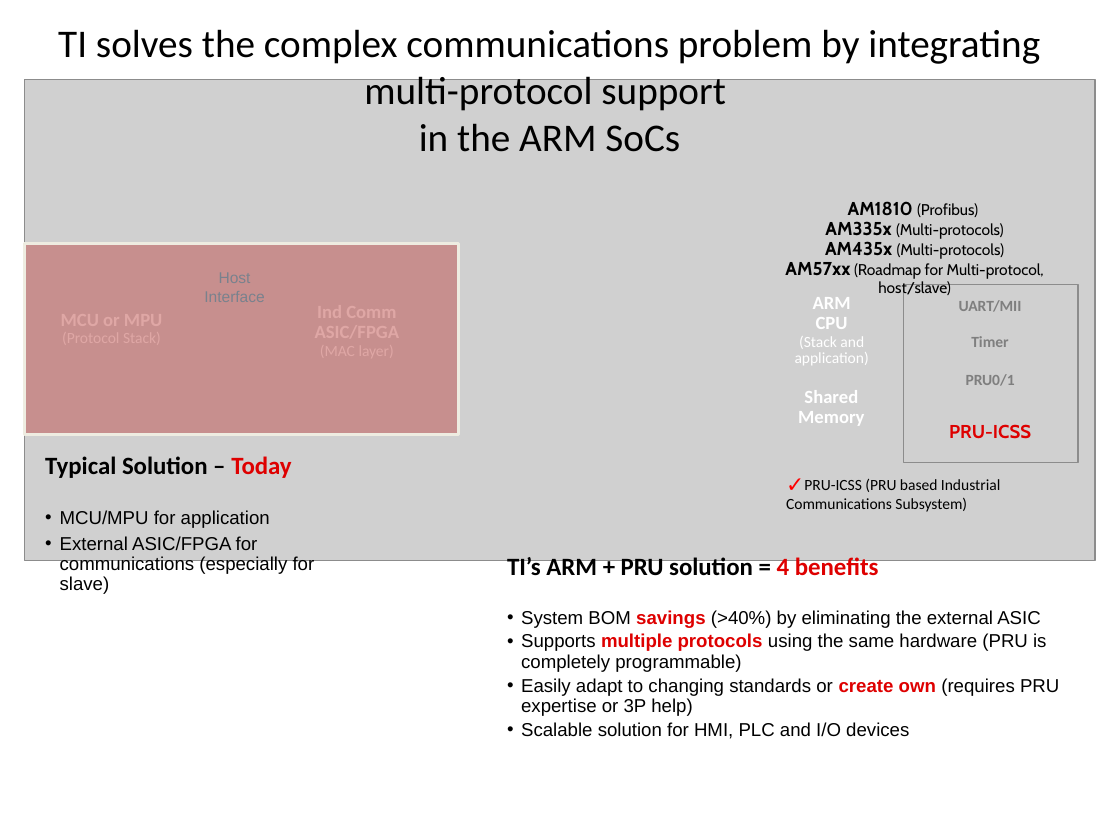
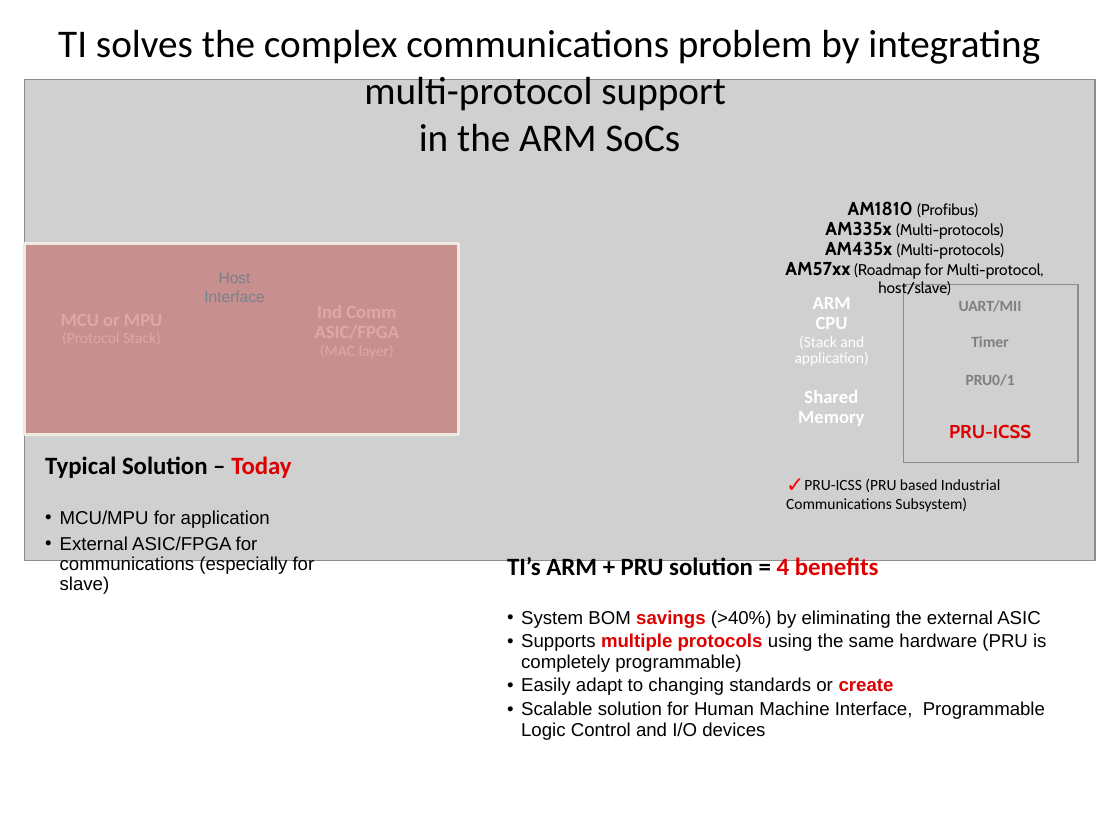
Before and after one commit to hari1989/keystone-workshop, a slide deck: slide 30 of preliminary/Working/presentations/Sitara/PRU in Sitara Device.pptx. Drawn at 1120x840 pixels with LibreOffice and Linux fonts; fonts in the diff are those of the drawing; grey boxes stand for pictures. Boxes give left, top, right and bottom in pixels: in the first picture for what was removed or moved away, otherwise in the second. Text is boxed around its words. In the diff, an @@ line names an element or a change of style, - is before the commit and + after.

```diff
--- a/preliminary/Working/presentations/Sitara/PRU in Sitara Device.pptx
+++ b/preliminary/Working/presentations/Sitara/PRU in Sitara Device.pptx
@@ text at <box>521,677,1045,740</box>: text changed @@
-  •• Easily adapt to changing standards or create own (requires PRU expertise or 3P help)
-  •• Scalable solution for HMI, PLC and I/O devices
+  •• Easily adapt to changing standards or create
+  •• Scalable solution for Human Machine Interface, Programmable Logic Control and I/O devices
```
Also in this commit, not shown: 12 other slides changed, 1 slide added.
